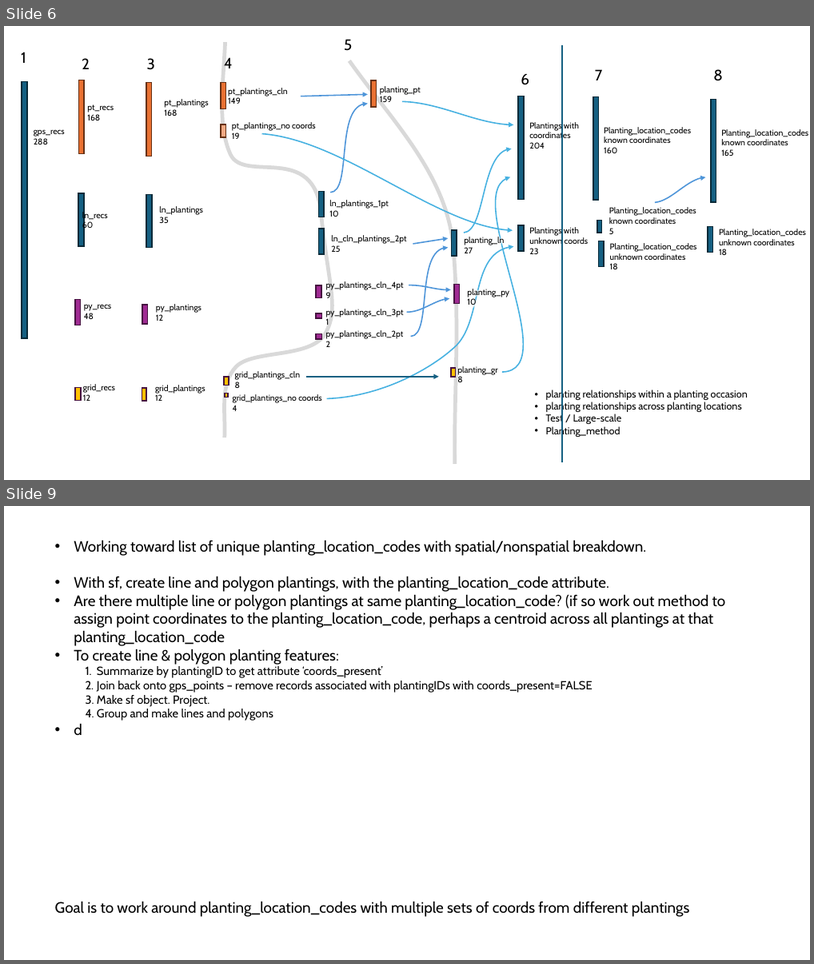
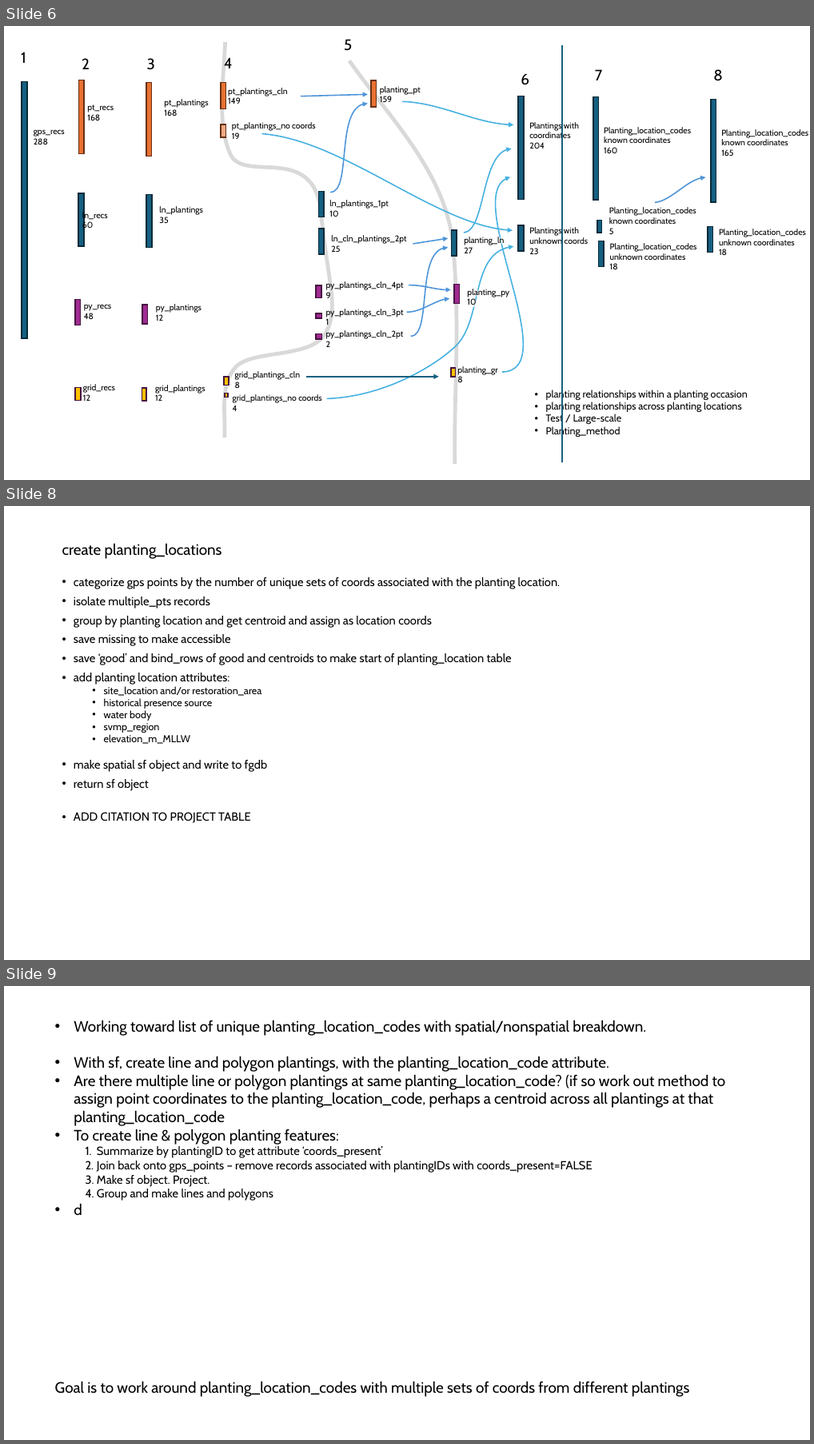
Before and after one commit to WA-Nearshore/seagrass-restoration-processing, a slide deck: docs/seagrass_restoration_storymap_notes.pptx. Shown one above the other, each under a label of ours: slides 6 and 9 before the commit, slides 6, 8 and 9 after it; the slides between them are not shown. The pictures are 814x964 and 814x1444 pixels, drawn with LibreOffice and Linux fonts; fonts in the diff are those of the drawing. Boxes give left, top, right and bottom in pixels: in the first picture for what was removed or moved away, otherwise in the second. Text is boxed around its words. In the diff, an @@ line names an element or a change of style, - is before the commit and + after.

Commit message:
Minor progress in create_locations.

```diff
--- a/docs/seagrass_restoration_storymap_notes.pptx
+++ b/docs/seagrass_restoration_storymap_notes.pptx
@@ slide 8 added at (x1=4, y1=506, x2=810, y2=960), background #FFFFFF @@
@@ text added at (x1=62, y1=544, x2=561, y2=823), 14 pt, text #000000 @@
+create planting_locations
+• categorize gps points by the number of unique sets of coords associated with the planting location.
+• isolate multiple_pts records
+• group by planting location and get centroid and assign as location coords
+• save missing to make accessible
+• save ‘good’ and bind_rows of good and centroids to make start of planting_location table
+• add planting location attributes:
+  • site_location and/or restoration_area
+  • historical presence source
+  • water body
+  • svmp_region
+  • elevation_m_MLLW
+• make spatial sf object and write to fgdb
+• return sf object
+• ADD CITATION TO PROJECT TABLE
```
Also in this commit, not shown: 1 slide changed, 1 other slide added, 1 slide removed, 40 other files.
